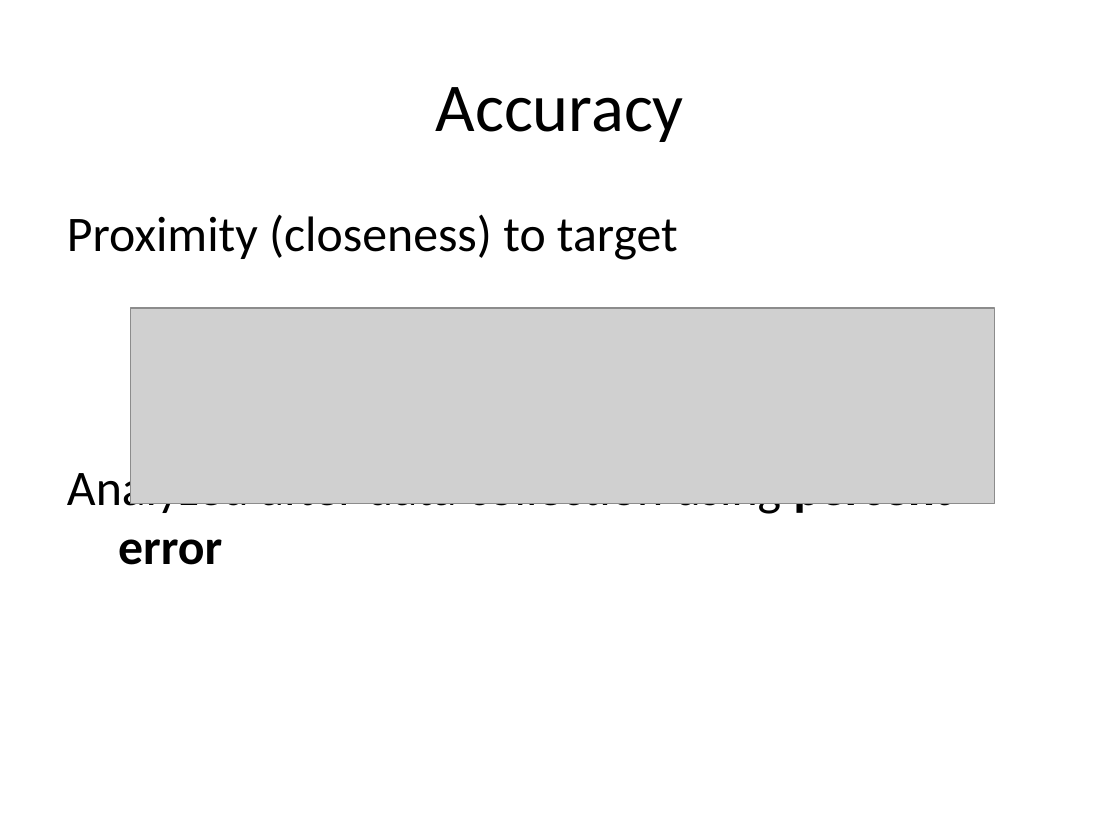
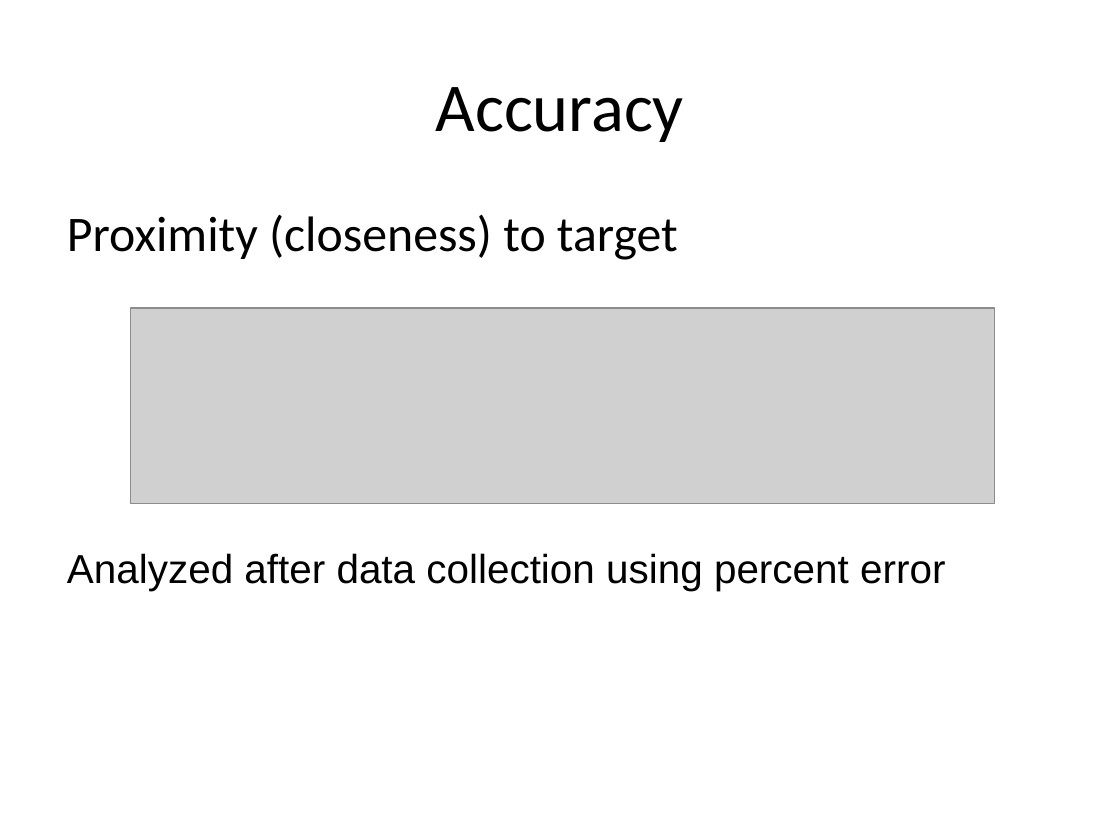
Before and after one commit to classes-list/middle-school, a slide deck: slide 11 of experimental-error-v3.pptx. Drawn at 1120x840 pixels with LibreOffice and Linux fonts; fonts in the diff are those of the drawing; grey boxes stand for pictures. Boxes give left, top, right and bottom in pixels: in the first picture for what was removed or moved away, otherwise in the second. Text is boxed around its words. In the diff, an @@ line names an element or a change of style, - is before the commit and + after.

```diff
--- a/experimental-error-v3.pptx
+++ b/experimental-error-v3.pptx
@@ text at <box>67,464,952,565</box>: paragraph removed @@
-Analyzed after data collection using percent error
@@ text added at <box>67,553,945,591</box>, 26 pt, text #000000 @@
+Analyzed after data collection using percent error
```
Also in this commit, not shown: 1 other slide changed, 2 other files.
